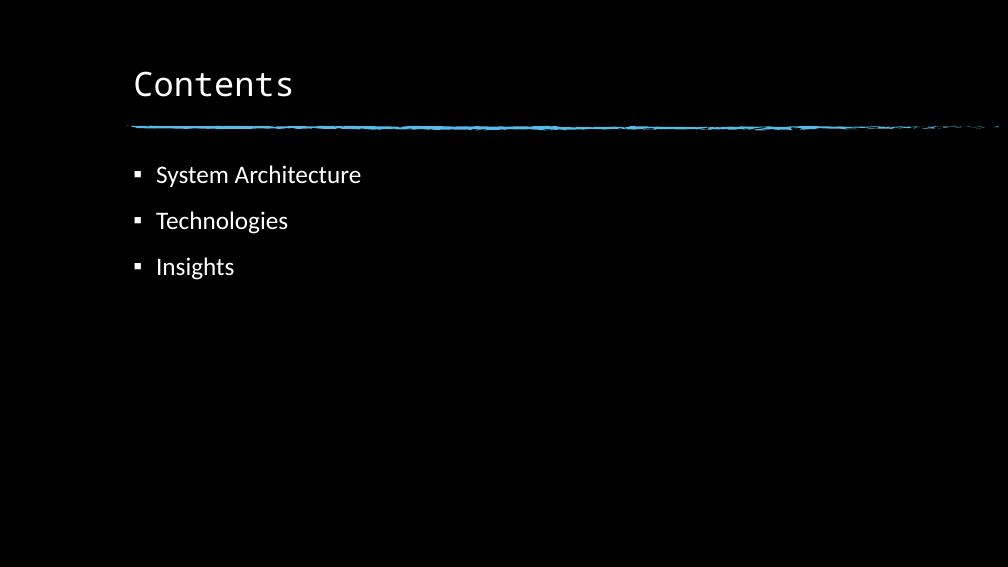
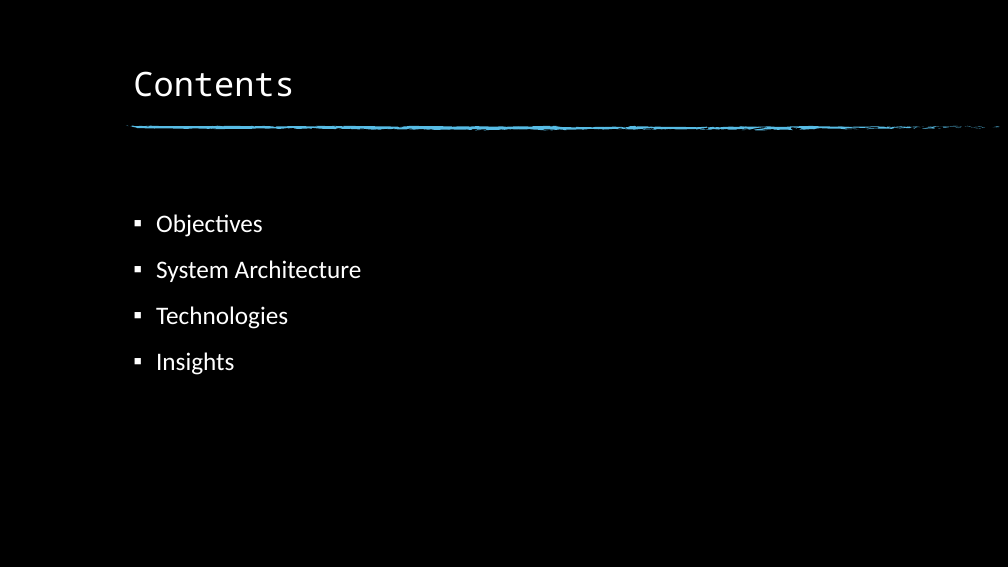
Before and after one commit to rndmized/project-dome, a slide deck: slide 2 of docs/ProjectDome-VIVA.pptx. Drawn at 1008x567 pixels with LibreOffice and Linux fonts; fonts in the diff are those of the drawing; background and template pictures are left out. Boxes give left, top, right and bottom in pixels: in the first picture for what was removed or moved away, otherwise in the second. Text is boxed around its words. In the diff, an @@ line names an element or a change of style, - is before the commit and + after.

Commit message:
Updated Presentation.

```diff
--- a/docs/ProjectDome-VIVA.pptx
+++ b/docs/ProjectDome-VIVA.pptx
@@ text at bbox=[156, 214, 263, 237]: paragraph added @@
+▪ Objectives
```
Also in this commit, not shown: 1 other slide changed, 1 slide added, 5 slides removed.
